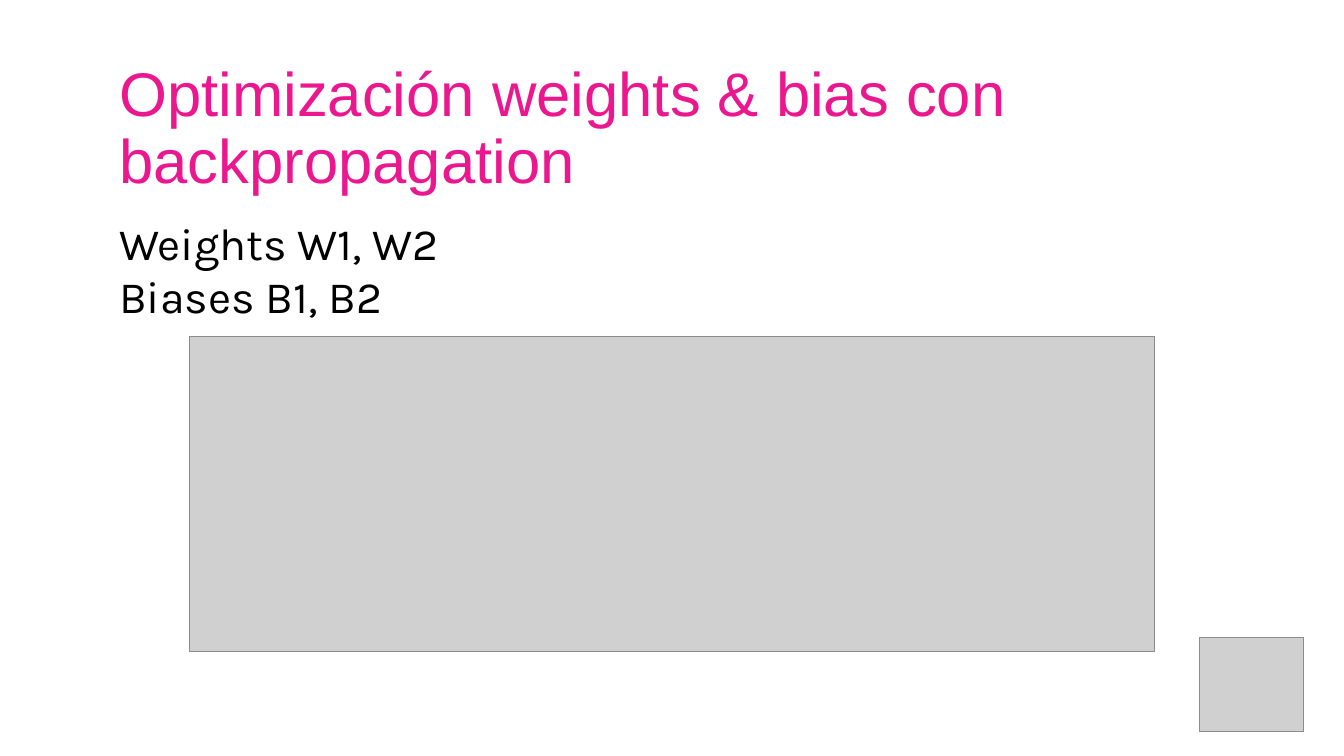
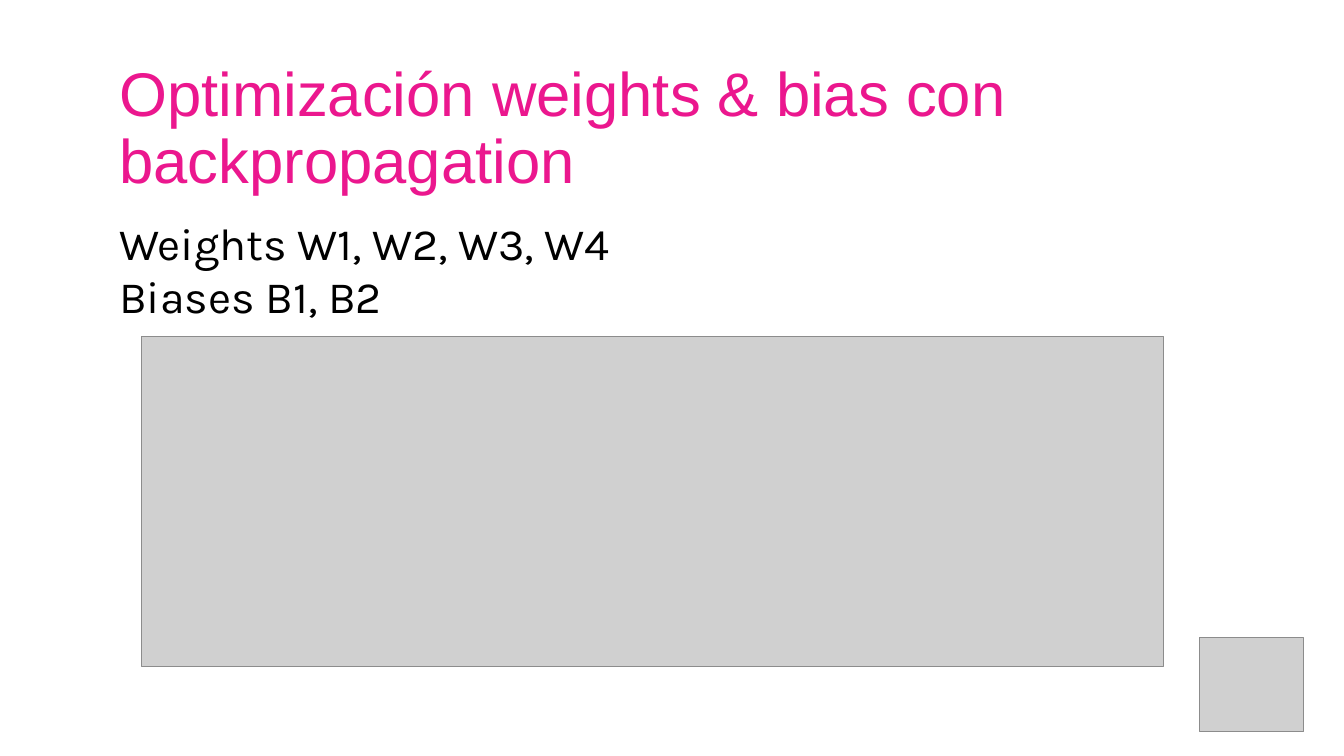
Before and after one commit to AISC-Madrid/workshop-materials, a slide deck: slide 22 of Neural Networks/Slides.pptx (slide 24 before the commit). Drawn at 1344x756 pixels with LibreOffice and Linux fonts; fonts in the diff are those of the drawing; grey boxes stand for pictures. Boxes give left, top, right and bottom in pixels: in the first picture for what was removed or moved away, otherwise in the second. Text is boxed around its words. In the diff, an @@ line names an element or a change of style, - is before the commit and + after.

```diff
--- a/Neural Networks/Slides.pptx
+++ b/Neural Networks/Slides.pptx
@@ text at [119, 229, 610, 271]: text changed @@
-Weights W1, W2
+Weights W1, W2, W3, W4
@@ picture: place and size @@
-picture at [190, 337, 1154, 652]
+picture at [142, 337, 1165, 666]
```
Also in this commit, not shown: 6 other slides changed, 32 slides added, 2 slides removed, 13 other files.
